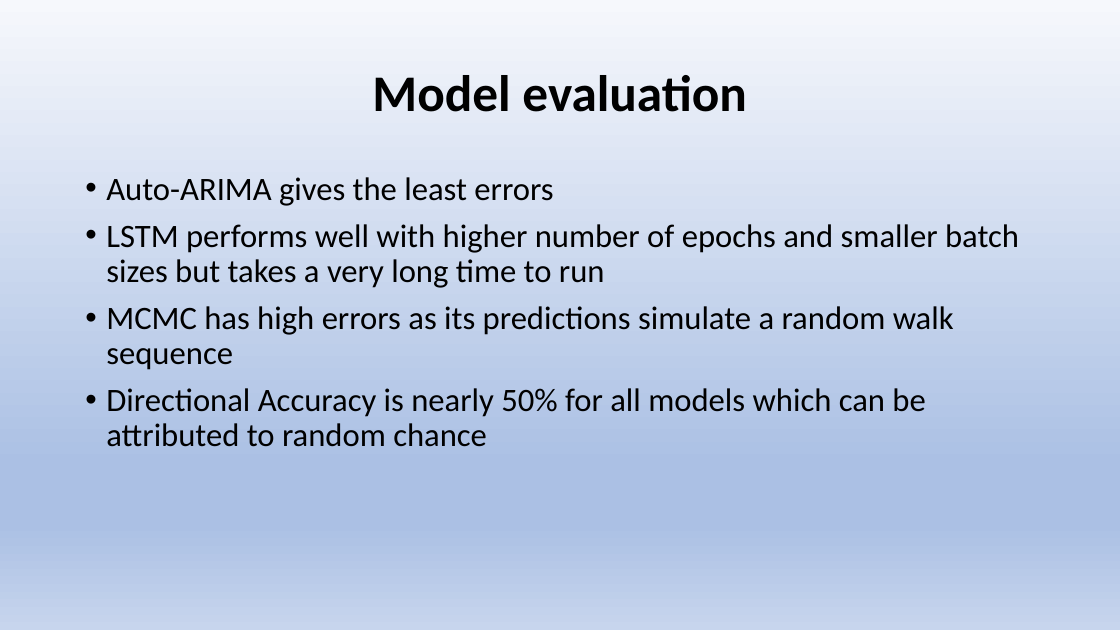
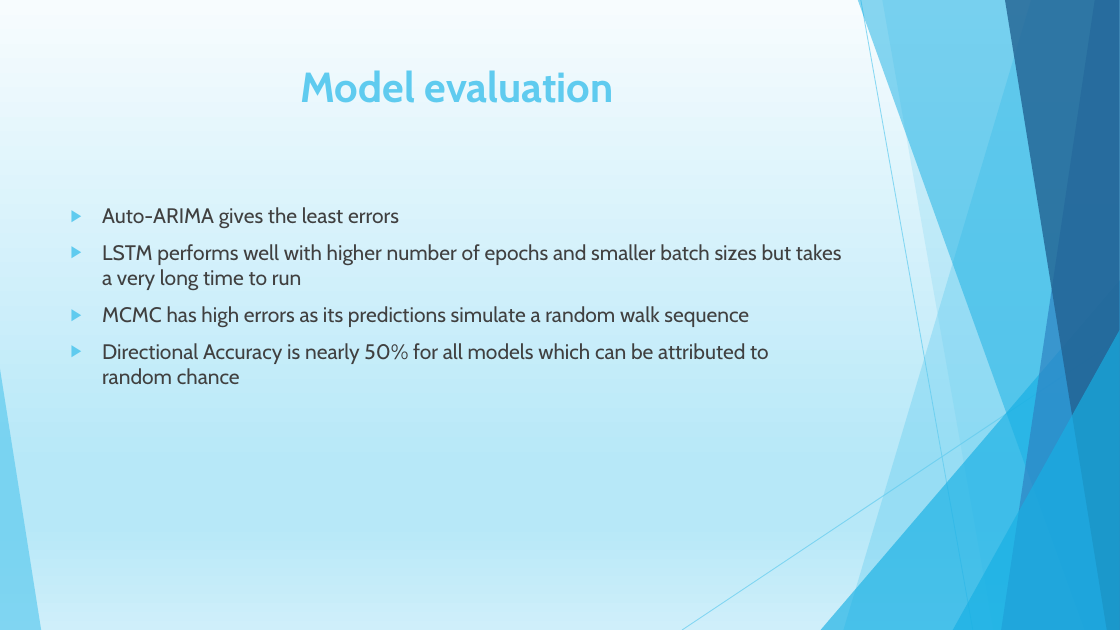
Before and after one commit to Bethana86/STOCK-FORECAST, a slide deck: slide 10 of Presentation.pptx. Drawn at 1120x630 pixels with LibreOffice and Linux fonts; fonts in the diff are those of the drawing. Boxes give left, top, right and bottom in pixels: in the first picture for what was removed or moved away, otherwise in the second. Text is boxed around its words. In the diff, an @@ line names an element or a change of style, - is before the commit and + after.

```diff
--- a/Presentation.pptx
+++ b/Presentation.pptx
@@ background gradient #F6F8FC to #ABC0E4 to #C7D5ED to gradient #F7FCFE to #B7E8F8 to #CFEFFA @@
@@ title "Model evaluation": place and size @@
-title "Model evaluation" at [372,75,747,112]
+title "Model evaluation" at [301,70,614,103]
@@ title "Model evaluation" at [301,70,614,103]: size 44 to 36 pt, font Calibri to Cabin, text colour #000000 to #5FCBEF; line spacing 0.9 to 1; vertical alignment middle to top @@
@@ text "Auto-ARIMA gives the least errors": place and size @@
-text "Auto-ARIMA gives the least errors" at [106,177,1019,447]
+text "Auto-ARIMA gives the least errors" at [102,207,842,384]
@@ text "Auto-ARIMA gives the least errors" at [102,207,842,384]: size 28 to 18 pt, font Calibri to Cabin, text colour #000000 to #404040; bullet • to ▶; line spacing 0.9 to 1 @@
@@ group added at [0,0,1120,630]: 5 freeform shapes, 3 triangles, 2 lines @@
```
Also in this commit, not shown: 12 other slides changed, 1 slide removed.
